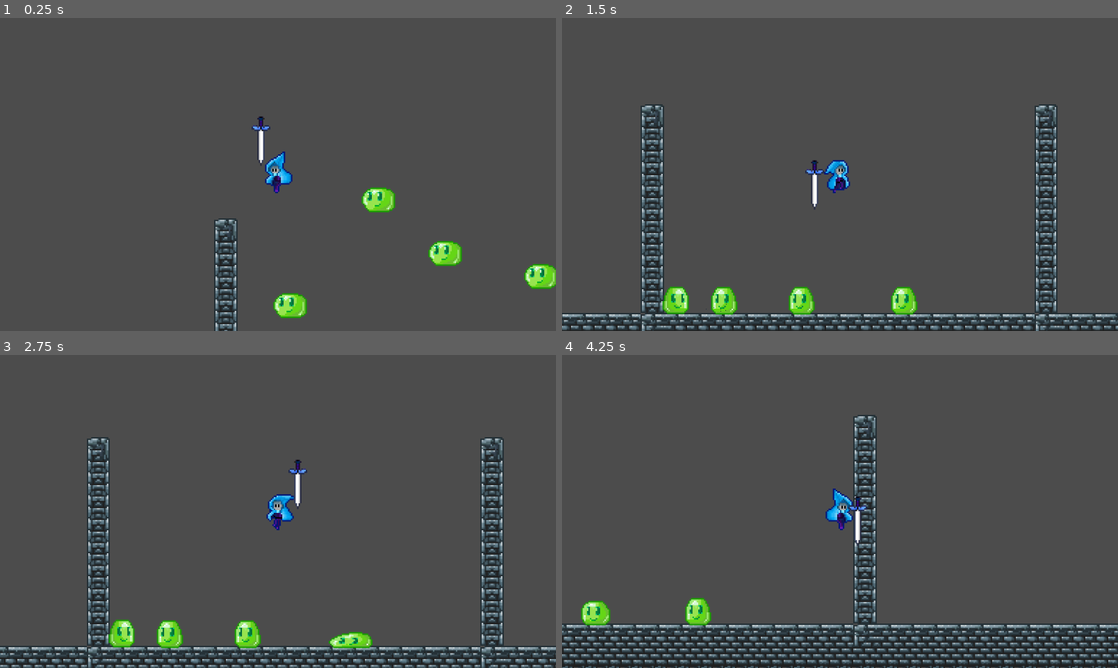
Above: before the commit, frames 1-4 (two rows, left to right).
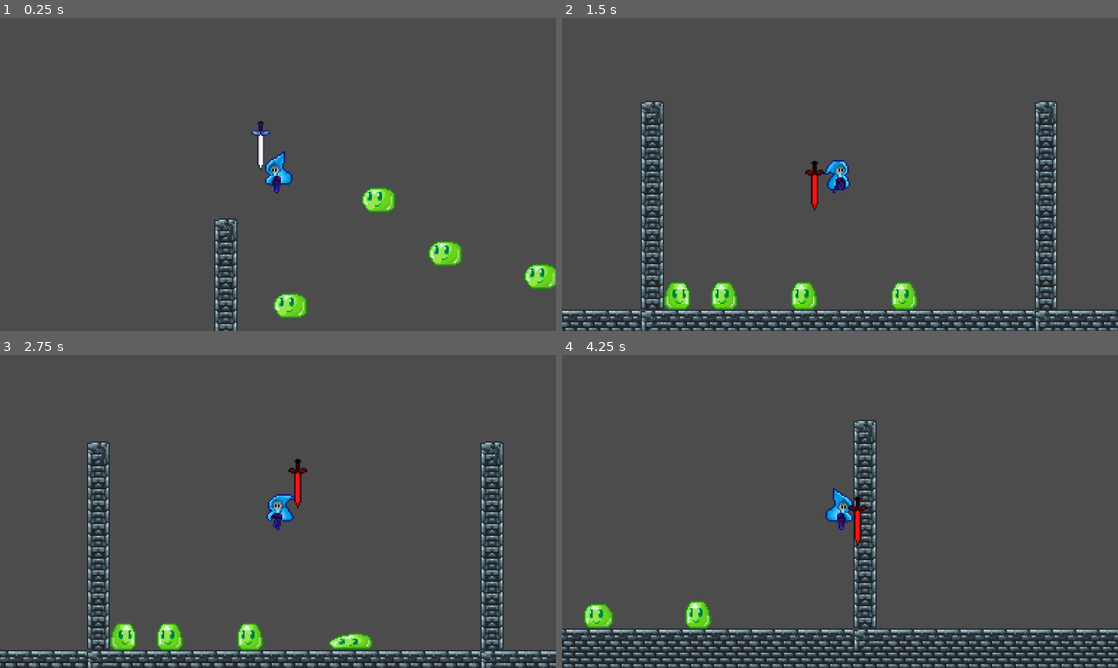
Above: after the commit, the same moments.

Repository: suomanic/LittleBlueHat
Game: Godot game, scene res://Levels/TestLevel.tscn
Two runs of this game, one before a commit and one after it. Both use one fixed random seed, a clock stepped at 60 frames per second and the inputs below.
Inputs (mouse positions are in pixels of both pictures, inside the frame that each line leads up to):
- Up to frame 1 (0.25 s): no input
- Up to frame 2 (1.5 s): move the mouse to (962, 158) at 0.52 s; hold D (move_right) from 0.53 s (still down); tap C (change_element, bound only after the commit) at 0.6 s; tap Space (jump) at 0.77 s; move the mouse to (728, 190) at 1.27 s; tap S (Crouch) at 1.35 s
- Up to frame 3 (2.75 s): tap Space (jump) at 1.52 s; tap C (change_element, bound only after the commit) at 1.55, 2.3 s; move the mouse to (333, 442) at 2.02 s; release D (move_right) at 2.03 s; hold A (move_left) from 2.03 s (still down); click (333, 442) at 2.1 s
- Up to frame 4 (4.25 s): move the mouse to (812, 574) at 2.77 s; release A (move_left) at 2.78 s; hold D (move_right) from 2.78 s (still down); tap C (change_element, bound only after the commit) at 2.85, 3.6 s; tap Space (jump) at 3.02, 3.77 s; move the mouse to (1006, 558) at 3.52 s

The runs differ from the first frame. In frame 1, 0.2% of the frame differs, in the area x 45-49%, y 31-49%; in frame 2, 10%; in frame 3, 9.9%; in frame 4, 12%, in the area x 0-100%, y 19-100%.

Commit message:
Add:测试用武器元素切换，史莱姆冰融化

Diff:
--- a/Actors/Enemy/Slime/Slime.gd
+++ b/Actors/Enemy/Slime/Slime.gd
@@ -9,6 +9,7 @@
 const N_IdleState = preload("res://Actors/Enemy/Slime/State/1_Idle.gd")
 const N_MoveState = preload("res://Actors/Enemy/Slime/State/1_Move.gd")
 const NtoIState = preload("res://Actors/Enemy/Slime/State/NtoI.gd")
+const ItoNState = preload("res://Actors/Enemy/Slime/State/ItoN.gd")
 const I_IdleState = preload("res://Actors/Enemy/Slime/State/Ice_Idle.gd")
 
 onready var anim_player = $AnimationPlayer
@@ -51,12 +52,12 @@
 	state_machine.change_state(I_IdleState.new(self))
 
 func _on_HitBox_area_entered(area):
-	if area.is_in_group("Ice"):
+	if area.owner.is_in_group("Ice"):
+		print_debug("ice damage")
 		if global_position.x - area.owner.owner.get_node("Character").global_position.x > 0:
 			is_hurt_move_left = true
 		elif global_position.x - area.owner.owner.get_node("Character").global_position.x < 0:
 			is_hurt_move_left = false
-
 		match element_state:
 			"Normal":
 				state_machine.change_state(NtoIState.new(self))
@@ -64,6 +65,18 @@
 				anim_player.play("I_Shake_Anim")
 			"Fire":
 				pass
+	elif area.owner.is_in_group("Fire"):
+		print_debug("fire damage")
+		match element_state:
+			"Normal":
+				pass
+			"Ice":
+				state_machine.change_state(ItoNState.new(self))
+			"Fire":
+				pass
+
+	pass # Replace with function body.
 
 
-	pass # Replace with function body.
+func ice_to_normal_end():
+	state_machine.change_state(N_IdleState.new(self))
--- a/Actors/Enemy/Slime/Slime.tscn
+++ b/Actors/Enemy/Slime/Slime.tscn
@@ -58,6 +58,36 @@
 "transitions": PoolRealArray( 1, 1, 1, 1 ),
 "update": 1,
 "values": [ 19, 21, 22, 20 ]
+}
+
+[sub_resource type="Animation" id=10]
+resource_name = "ItoN"
+length = 0.8
+tracks/0/type = "value"
+tracks/0/path = NodePath("AnimationSheet:frame")
+tracks/0/interp = 1
+tracks/0/loop_wrap = true
+tracks/0/imported = false
+tracks/0/enabled = true
+tracks/0/keys = {
+"times": PoolRealArray( 0, 0.1, 0.2, 0.3, 0.4, 0.5, 0.6, 0.7 ),
+"transitions": PoolRealArray( 1, 1, 1, 1, 1, 1, 1, 1 ),
+"update": 1,
+"values": [ 23, 24, 25, 26, 27, 28, 29, 30 ]
+}
+tracks/1/type = "method"
+tracks/1/path = NodePath(".")
+tracks/1/interp = 1
+tracks/1/loop_wrap = true
+tracks/1/imported = false
+tracks/1/enabled = true
+tracks/1/keys = {
+"times": PoolRealArray( 0.8 ),
+"transitions": PoolRealArray( 1 ),
+"values": [ {
+"args": [  ],
+"method": "ice_to_normal_end"
+} ]
 }
 
 [sub_resource type="Animation" id=3]
@@ -155,16 +185,18 @@
 position = Vector2( 0.5, 0 )
 texture = ExtResource( 1 )
 hframes = 8
-vframes = 3
-frame = 20
+vframes = 4
+frame = 30
 
 [node name="PhysicCollision" type="CollisionShape2D" parent="."]
+position = Vector2( 0, 2 )
 shape = SubResource( 7 )
 
 [node name="AnimationPlayer" type="AnimationPlayer" parent="."]
 anims/I_Idle_Anim = SubResource( 8 )
 anims/I_Shake_Anim = SubResource( 9 )
 anims/I_Wink_Anim = SubResource( 2 )
+anims/ItoN = SubResource( 10 )
 anims/N_Idle_Anim = SubResource( 3 )
 anims/N_Move_Anim = SubResource( 4 )
 anims/NtoI = SubResource( 5 )
--- a/Actors/Enemy/Slime/SlimeCollision.gd
+++ b/Actors/Enemy/Slime/SlimeCollision.gd
@@ -16,3 +16,15 @@
 	#禁用转向
 	owner.f_ray_cast.set_enabled(false)
 	owner.b_ray_cast.set_enabled(false)
+
+func ItoN_collision_change():
+	owner.physic_collsion.set_shape(CapsuleShape2D.new())
+	owner.physic_collsion.shape.radius = 8
+	owner.physic_collsion.shape.height = 0
+
+	owner.physic_collsion.position = Vector2(0,2)
+	owner.set_collision_mask_bit(0,false)
+
+	#禁用转向
+	owner.f_ray_cast.set_enabled(true)
+	owner.b_ray_cast.set_enabled(true)
--- /dev/null
+++ b/Actors/Enemy/Slime/State/ItoN.gd
@@ -0,0 +1,22 @@
+extends State
+
+signal ice_to_normal()
+
+func _init(o).(o):
+	pass
+
+func enter():
+	owner.anim_player.play("ItoN")
+	owner.element_state = "Normal"
+	connect("ice_to_normal",owner.collision_module,"ItoN_collision_change")
+	emit_signal("ice_to_normal")
+	pass
+
+func execute():
+	pass
+
+func exit():
+	pass
+
+func get_name():
+	return ""
--- a/Actors/Player/Character/Character.gd
+++ b/Actors/Player/Character/Character.gd
@@ -32,13 +32,32 @@
 	movement_state_machine = StateMachine.new(MS_IdleState.new(self))
 	anim_state_machine = StateMachine.new(AS_GroundState.new(self))
 
+	owner.get_node("Weapon").get_node("FireSword").set_physics_process(false)
+	owner.get_node("Weapon").get_node("FireSword").set_process(false)
+	owner.get_node("Weapon").get_node("FireSword").set_visible(false)
+
+var change_count = 0
+
 func _physics_process(delta) -> void:
 
 	anim_state_machine.update()
 	movement_state_machine.update()
-
 	animation_control()
 
+	if owner.input_module.is_change_element_just_pressed:
+		if change_count % 2 == 0:
+			print_debug("change to fire sword")
+			owner.get_node("Weapon").get_node("FireSword").set_physics_process(true)
+			owner.get_node("Weapon").get_node("FireSword").set_visible(true)
+			owner.get_node("Weapon").get_node("IceSword").set_physics_process(false)
+			owner.get_node("Weapon").get_node("IceSword").set_visible(false)
+		else:
+			print_debug("change to ice sword")
+			owner.get_node("Weapon").get_node("FireSword").set_physics_process(false)
+			owner.get_node("Weapon").get_node("FireSword").set_visible(false)
+			owner.get_node("Weapon").get_node("IceSword").set_physics_process(true)
+			owner.get_node("Weapon").get_node("IceSword").set_visible(true)
+		change_count += 1
 
 	if is_on_floor() and velocity.x != 0:
 		$Particles2D.set_emitting(true)
--- a/Actors/Player/PlayerInput.gd
+++ b/Actors/Player/PlayerInput.gd
@@ -5,6 +5,7 @@
 var is_jump_pressed :bool
 var is_crouch_pressed :bool
 var is_attack_just_pressed :bool
+var is_change_element_just_pressed :bool
 var mouse_global_position : Vector2
 
 func _init():
@@ -13,6 +14,7 @@
 	is_jump_pressed = false
 	is_crouch_pressed = false
 	is_attack_just_pressed = false
+	is_change_element_just_pressed = false
 
 func _physics_process(delta) -> void:
 	mouse_global_position = get_global_mouse_position()
@@ -42,6 +44,10 @@
 	else:
 		is_attack_just_pressed = false
 
+	if Input.is_action_just_pressed("change_element"):
+		is_change_element_just_pressed = true
+	else:
+		is_change_element_just_pressed = false
 
 func get_direction() -> Vector2:
 	return Vector2(
--- a/Actors/Player/Weapon/Sword/Sword.tscn
+++ b/Actors/Player/Weapon/Sword/Sword.tscn
@@ -44,9 +44,7 @@
 texture = ExtResource( 2 )
 hframes = 9
 
-[node name="SwordAttackArea" type="Area2D" parent="Sprite" groups=[
-"Ice",
-]]
+[node name="SwordAttackArea" type="Area2D" parent="Sprite"]
 position = Vector2( -5.5, -8 )
 
 [node name="CollisionShape2D" type="CollisionShape2D" parent="Sprite/SwordAttackArea"]
--- a/Actors/Player/Weapon/Weapon.tscn
+++ b/Actors/Player/Weapon/Weapon.tscn
@@ -6,4 +6,11 @@
 [node name="Weapon" type="Node2D"]
 script = ExtResource( 1 )
 
-[node name="Sword" parent="." instance=ExtResource( 2 )]
+[node name="IceSword" parent="." groups=[
+"Ice",
+] instance=ExtResource( 2 )]
+
+[node name="FireSword" parent="." groups=[
+"Fire",
+] instance=ExtResource( 2 )]
+modulate = Color( 1, 0.0862745, 0.0862745, 1 )
--- a/project.godot
+++ b/project.godot
@@ -47,6 +47,10 @@
 window/size/height=1080
 window/stretch/mode="2d"
 
+[global]
+
+input=false
+
 [input]
 
 move_right={
@@ -74,6 +78,11 @@
 "events": [ Object(InputEventKey,"resource_local_to_scene":false,"resource_name":"","device":0,"alt":false,"shift":false,"control":false,"meta":false,"command":false,"pressed":false,"scancode":83,"unicode":0,"echo":false,"script":null)
  ]
 }
+change_element={
+"deadzone": 0.5,
+"events": [ Object(InputEventKey,"resource_local_to_scene":false,"resource_name":"","device":0,"alt":false,"shift":false,"control":false,"meta":false,"command":false,"pressed":false,"scancode":67,"unicode":0,"echo":false,"script":null)
+ ]
+}
 
 [layer_names]
 
Not shown: 1 places in Actors/Enemy/Slime/Slime.tscn that only renumber resources
Binary file changed: Assets/Enemy/Slime/slime-Sheet.png
